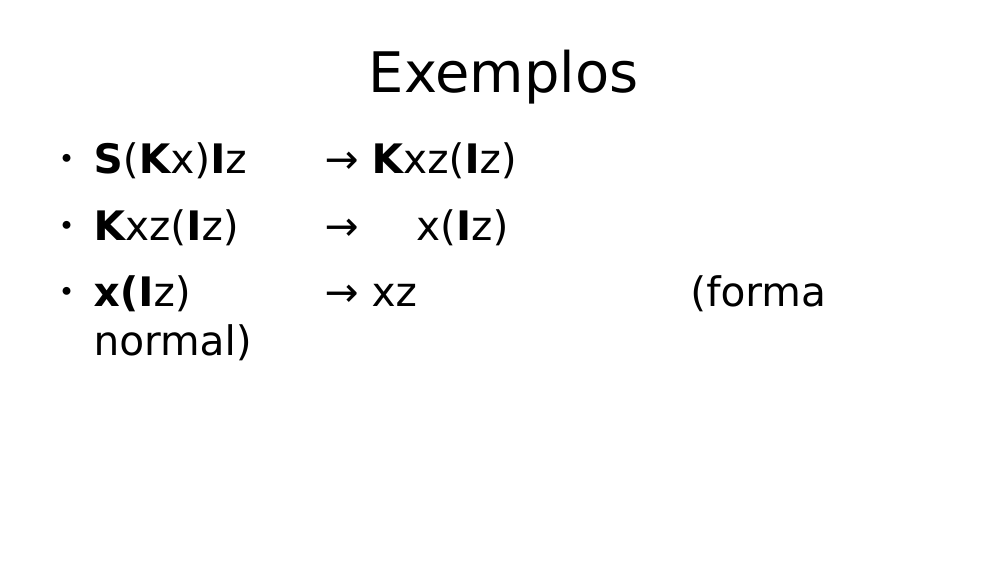
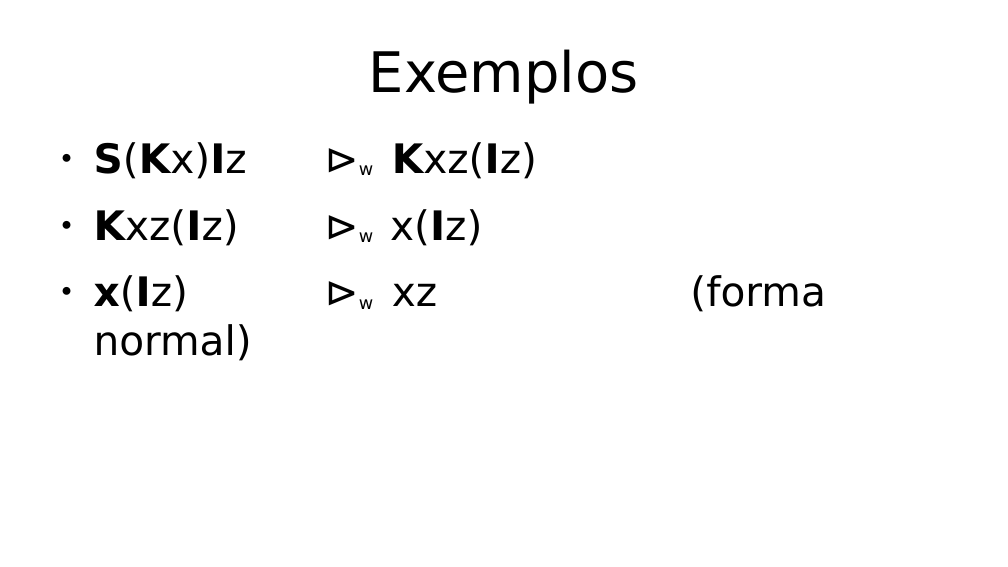
Before and after one commit to hlah/teoria_da_computacao, a slide deck: slide 8 of pesquisa/slides.odp. Drawn at 1008x567 pixels with LibreOffice and Linux fonts; fonts in the diff are those of the drawing. Boxes give left, top, right and bottom in pixels: in the first picture for what was removed or moved away, otherwise in the second. Text is boxed around its words. In the diff, an @@ line names an element or a change of style, - is before the commit and + after.

Commit message:
Formatacao geral... Falta colocar a parte inicial do histórico e dar uma revisada na parte das provas.

```diff
--- a/pesquisa/slides.odp
+++ b/pesquisa/slides.odp
@@ text at <box>94,142,825,312</box>: text changed @@
-● S(Kx)Iz → Kxz(Iz)
-● Kxz(Iz) → x(Iz)
-● x(Iz) → xz (forma normal)
+● S(Kx)Iz ⊳w Kxz(Iz)
+● Kxz(Iz) ⊳w x(Iz)
+● x(Iz) ⊳w xz (forma normal)
```
Also in this commit, not shown: 11 other slides changed, 4 slides added, 1 slide removed.
